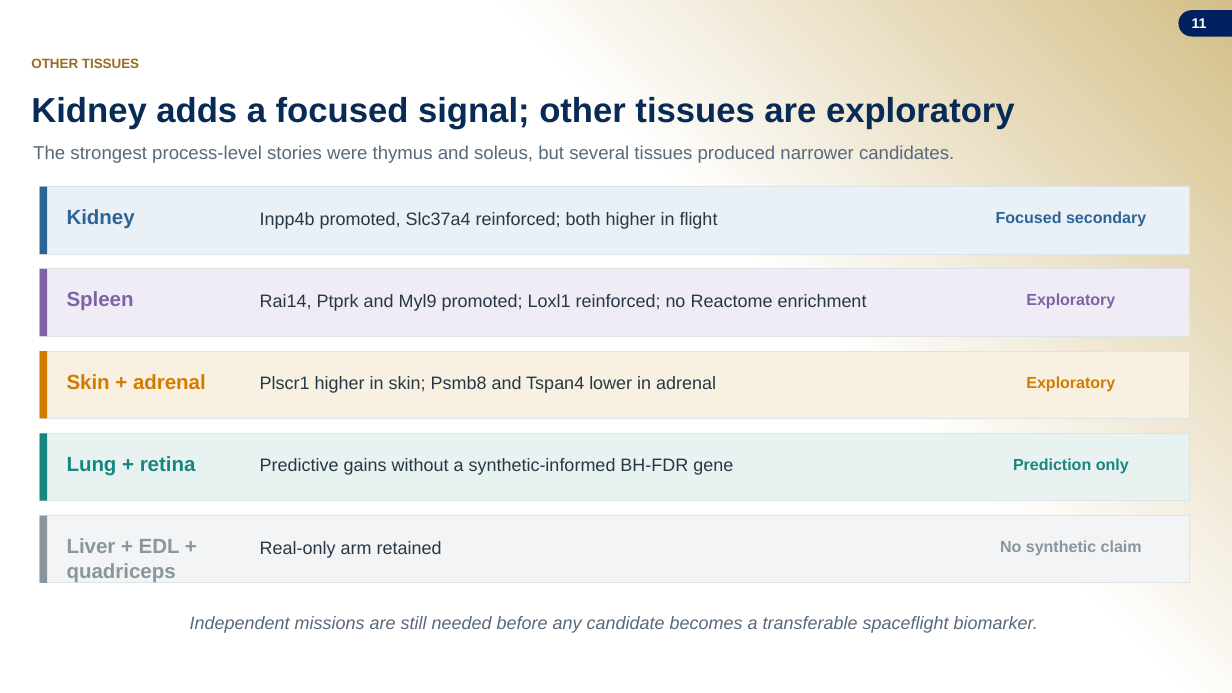
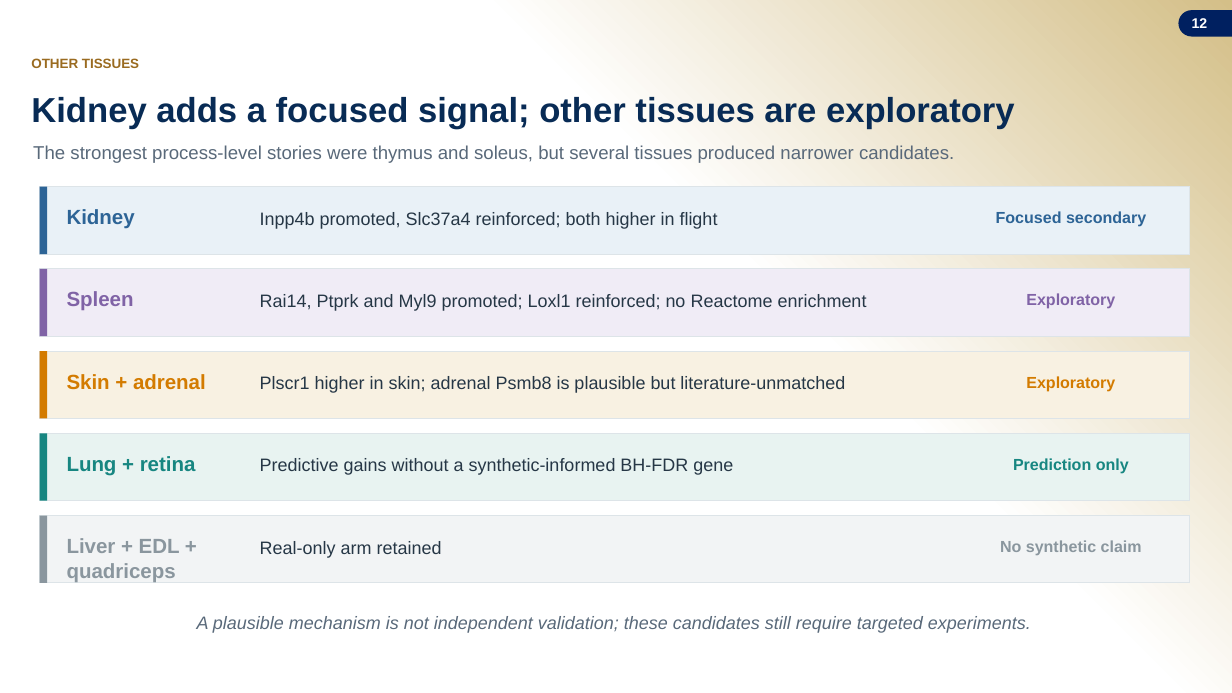
Before and after one commit to jasont314/nasa-mouse, a slide deck: slide 12 of presentation/SLSTP_2026_Generative_Transcriptomics.pptx (slide 11 before the commit). Drawn at 1232x693 pixels with LibreOffice and Linux fonts; fonts in the diff are those of the drawing; background and template pictures are left out. Boxes give left, top, right and bottom in pixels: in the first picture for what was removed or moved away, otherwise in the second. Text is boxed around its words. In the diff, an @@ line names an element or a change of style, - is before the commit and + after.

Commit message:
Add literature interpretation to SLSTP presentation

```diff
--- a/presentation/SLSTP_2026_Generative_Transcriptomics.pptx
+++ b/presentation/SLSTP_2026_Generative_Transcriptomics.pptx
@@ page number at <box>1192,18,1208,28</box>: text changed @@
-11
+12
@@ text at <box>260,376,845,393</box>: text changed @@
-Plscr1 higher in skin; Psmb8 and Tspan4 lower in adrenal
+Plscr1 higher in skin; adrenal Psmb8 is plausible but literature-unmatched
@@ text at <box>197,616,1031,633</box>: text changed @@
-Independent missions are still needed before any candidate becomes a transferable spaceflight biomarker.
+A plausible mechanism is not independent validation; these candidates still require targeted experiments.
```
Also in this commit, not shown: 2 other slides changed, 1 slide added, 3 other files.
